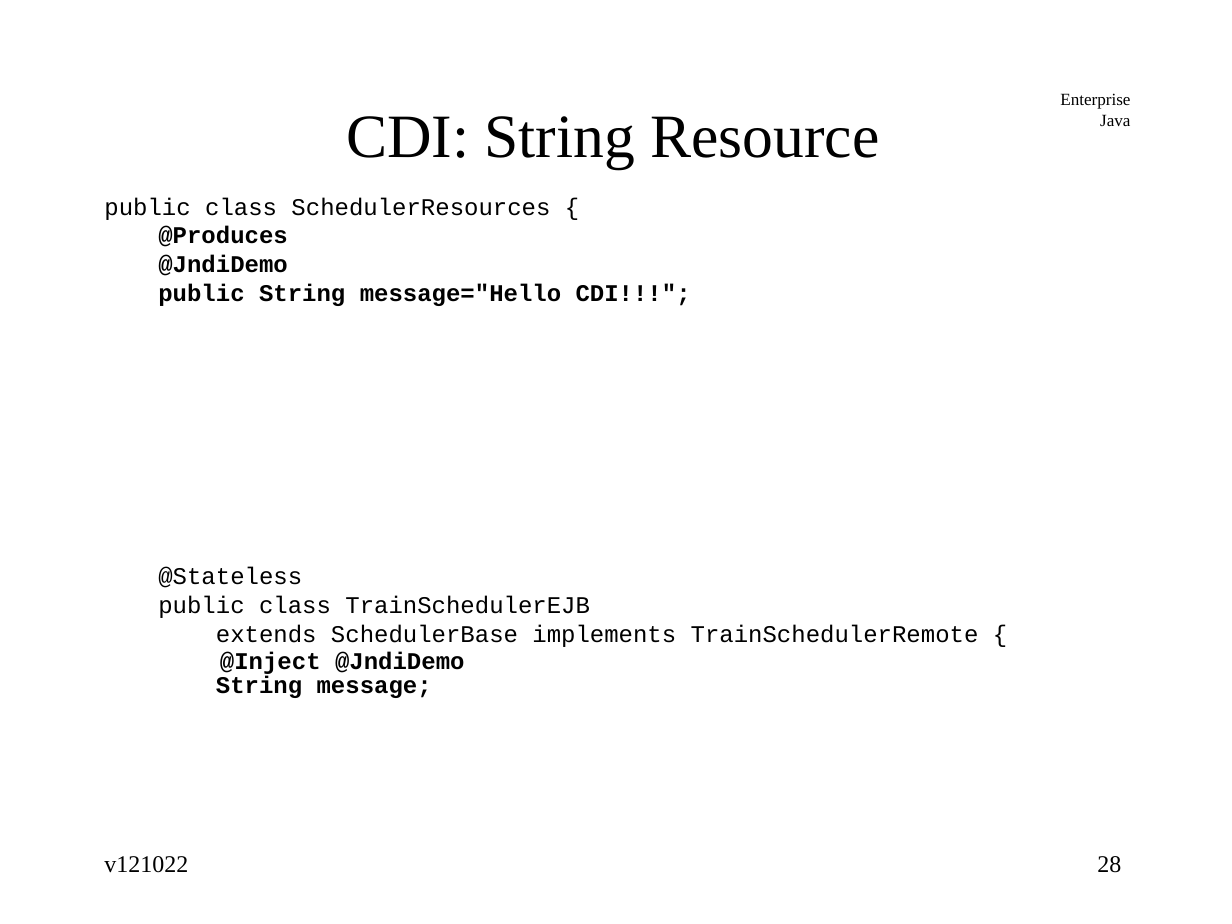
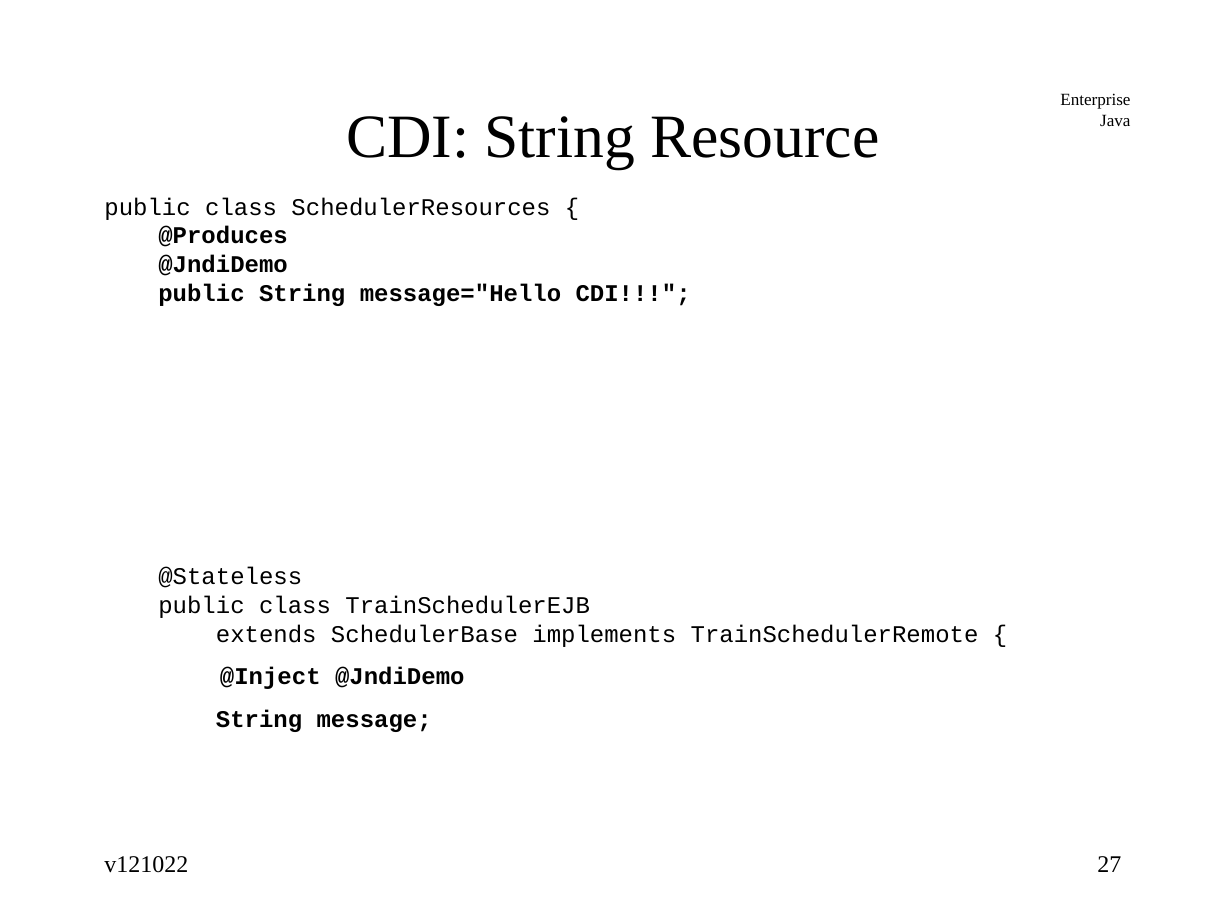
Before and after one commit to jcstaff/ejava-javaee, a slide deck: slide 27 of jndiDemo/src/site/resources/lectures/jndiENC.ppt (slide 28 before the commit). Drawn at 1232x924 pixels with LibreOffice and Linux fonts; fonts in the diff are those of the drawing. Boxes give left, top, right and bottom in pixels: in the first picture for what was removed or moved away, otherwise in the second. Text is boxed around its words. In the diff, an @@ line names an element or a change of style, - is before the commit and + after.

Commit message:
added JNDI naming scheme

```diff
--- a/jndiDemo/src/site/resources/lectures/jndiENC.ppt
+++ b/jndiDemo/src/site/resources/lectures/jndiENC.ppt
@@ text at bbox=[216, 667, 464, 732]: line spacing 0.37 to 1 @@
@@ page number at bbox=[1097, 856, 1121, 872]: text changed @@
-28
+27
```
Also in this commit, not shown: 10 other slides changed, 7 slides added.
